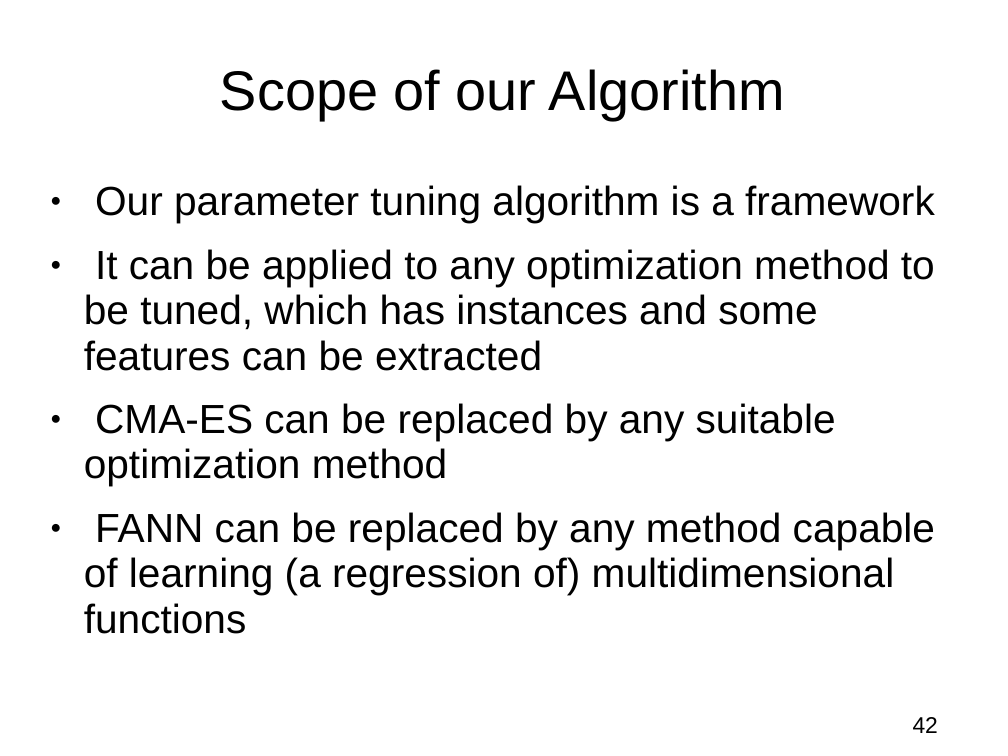
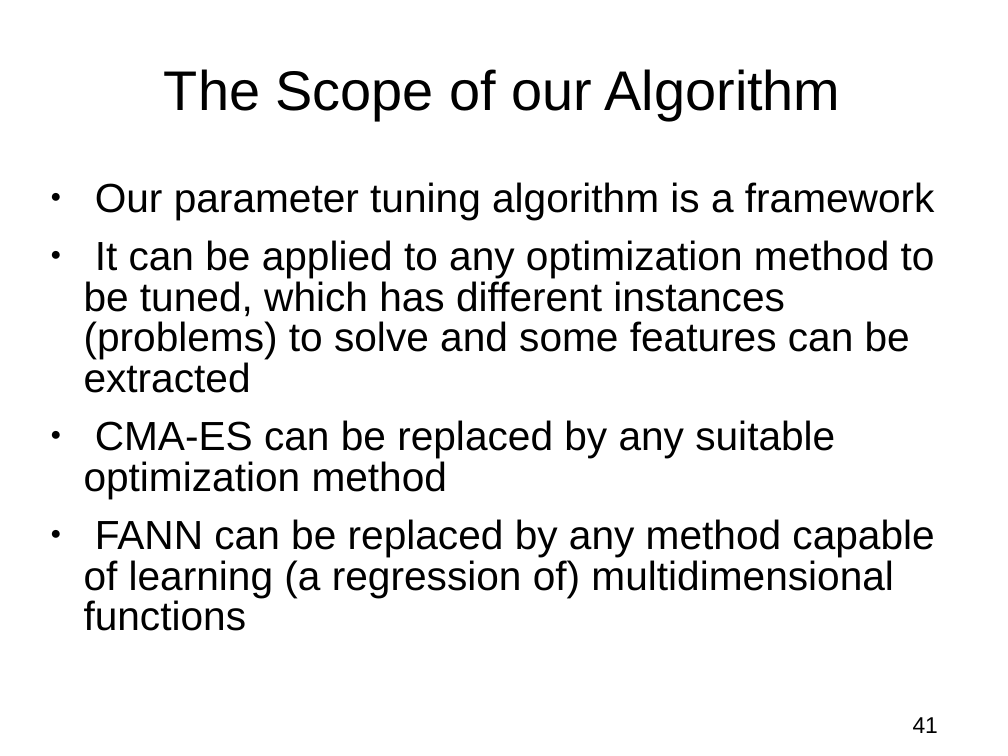
Before and after one commit to nojhan/descarwin, a slide deck: slide 41 of papers/icaps2011/icaps.ppt (slide 42 before the commit). Drawn at 1008x756 pixels with LibreOffice and Linux fonts; fonts in the diff are those of the drawing; background and template pictures are left out. Boxes give left, top, right and bottom in pixels: in the first picture for what was removed or moved away, otherwise in the second. Text is boxed around its words. In the diff, an @@ line names an element or a change of style, - is before the commit and + after.

```diff
--- a/papers/icaps2011/icaps.ppt
+++ b/papers/icaps2011/icaps.ppt
@@ title at [164, 69, 841, 120]: text changed @@
-Scope of our Algorithm
+The Scope of our Algorithm
@@ text at [84, 182, 935, 631]: indent changed; line spacing 0.93 to 0.83 @@
@@ text at [84, 240, 935, 393]: text changed @@
-● It can be applied to any optimization method to be tuned, which has instances and some features can be extracted
+● It can be applied to any optimization method to be tuned, which has different instances (problems) to solve and some features can be extracted
@@ page number at [913, 717, 938, 733]: text changed @@
-42
+41
```
Also in this commit, not shown: 24 other slides changed, 4 slides added, 5 slides removed, 2 other files.
